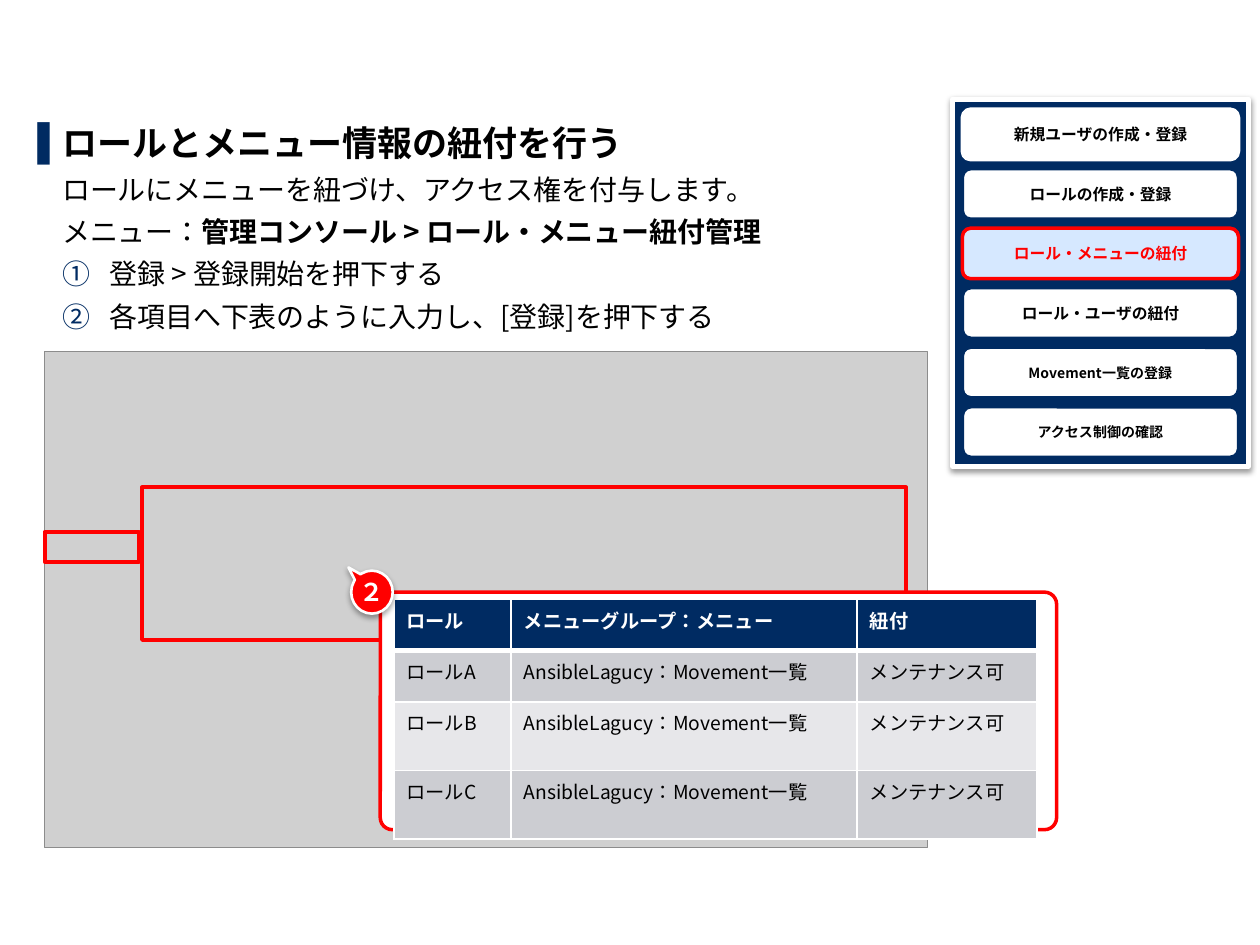
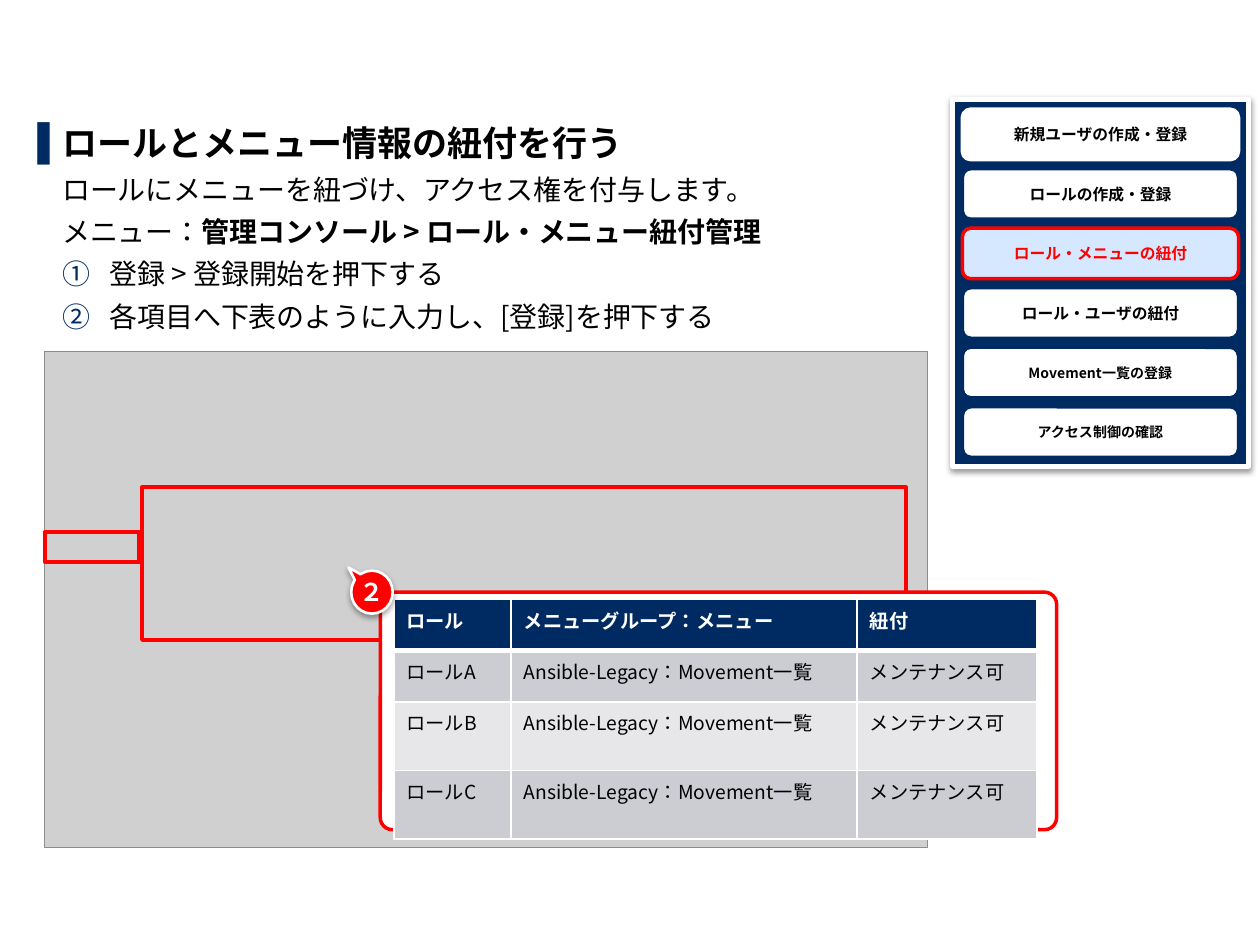
Before and after one commit to exastro-suite/it-automation-docs, a slide deck: slide 34 of asset/Learn_ja/ITA-base_practice_ja.pptx. Drawn at 1260x945 pixels with LibreOffice and Linux fonts; fonts in the diff are those of the drawing; grey boxes stand for pictures; background and template pictures are left out. Boxes give left, top, right and bottom in pixels: in the first picture for what was removed or moved away, otherwise in the second. Text is boxed around its words. In the diff, an @@ line names an element or a change of style, - is before the commit and + after.

```diff
--- a/asset/Learn_ja/ITA-base_practice_ja.pptx
+++ b/asset/Learn_ja/ITA-base_practice_ja.pptx
@@ table at (x1=394, y1=600, x2=1038, y2=819) @@
-row 2, column 2: AnsibleLagucy：Movement一覧
+row 2, column 2: Ansible-Legacy：Movement一覧
-row 3, column 2: AnsibleLagucy：Movement一覧
+row 3, column 2: Ansible-Legacy：Movement一覧
-row 4, column 2: AnsibleLagucy：Movement一覧
+row 4, column 2: Ansible-Legacy：Movement一覧
```
Also in this commit, not shown: 10 other slides changed, 1 other file.
